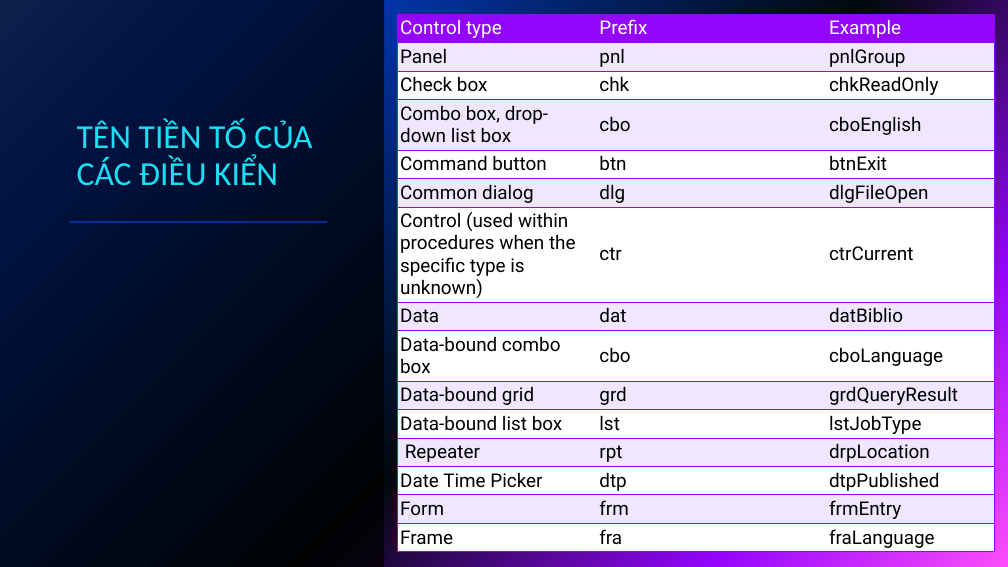
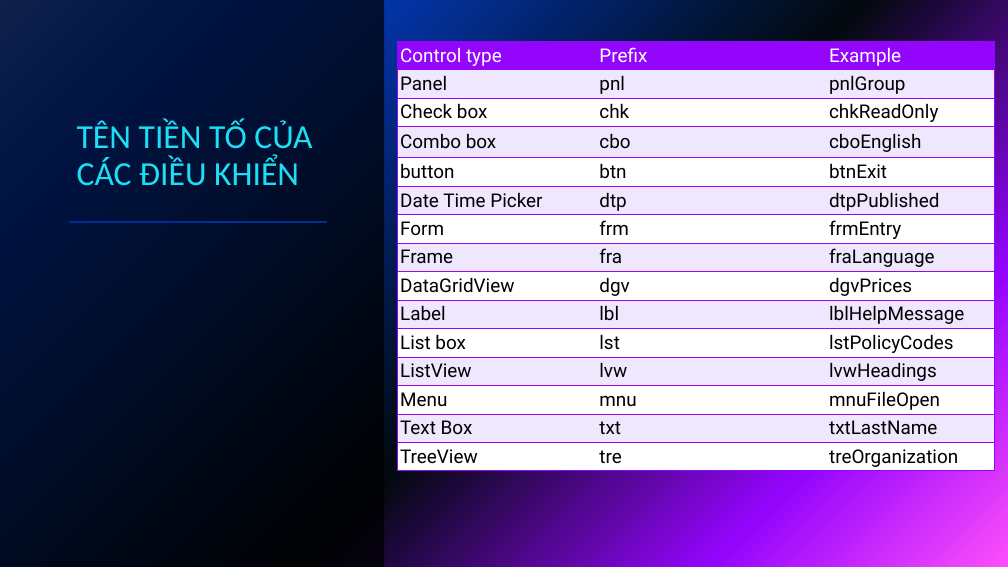
Before and after one commit to haohao0550/CongNghePhanMem, a slide deck: slide 15 of CNPM15_NHOM01_102220014_102220020_Github_CodeStyle_UnitCode.pptx (slide 7 before the commit). Drawn at 1008x567 pixels with LibreOffice and Linux fonts; fonts in the diff are those of the drawing. Boxes give left, top, right and bottom in pixels: in the first picture for what was removed or moved away, otherwise in the second. Text is boxed around its words. In the diff, an @@ line names an element or a change of style, - is before the commit and + after.

Commit message:
update PowerPoint github-unittest-codestyle
update PowerPoint github-unittest-codestyle

```diff
--- a/CNPM15_NHOM01_102220014_102220020_Github_CodeStyle_UnitCode.pptx
+++ b/CNPM15_NHOM01_102220014_102220020_Github_CodeStyle_UnitCode.pptx
@@ table at [397, 42, 995, 479] @@
-row 4: Combo box, drop-down list box | cbo | cboEnglish
-row 5: Command button | btn | btnExit
-row 6: Common dialog | dlg | dlgFileOpen
-row 7: Control (used within procedures when the specific type is unknown) | ctr | ctrCurrent
-row 8: Data | dat | datBiblio
-row 9: Data-bound combo box | cbo | cboLanguage
-row 10: Data-bound grid | grd | grdQueryResult
-row 11: Data-bound list box | lst | lstJobType
-row 12: Repeater | rpt | drpLocation
+row 4: Combo box | cbo | cboEnglish
+row 5: button | btn | btnExit
+row 9: DataGridView | dgv | dgvPrices
+row 10: Label | lbl | lblHelpMessage
+row 11: List box | lst | lstPolicyCodes
+row 12: ListView | lvw | lvwHeadings
+row 13: Menu | mnu | mnuFileOpen
+row 14: Text Box | txt | txtLastName
+row 15: TreeView | tre | treOrganization
@@ table: place and size @@
-table at [397, 14, 995, 552]
+table at [397, 42, 995, 479]
@@ title at [77, 121, 312, 186]: text changed @@
-TÊN TIỀN TỐ CỦA CÁC ĐIỀU KIỂN
+TÊN TIỀN TỐ CỦA CÁC ĐIỀU KHIỂN
```
Also in this commit, not shown: 5 other slides changed, 8 slides added, 15 slides removed.
